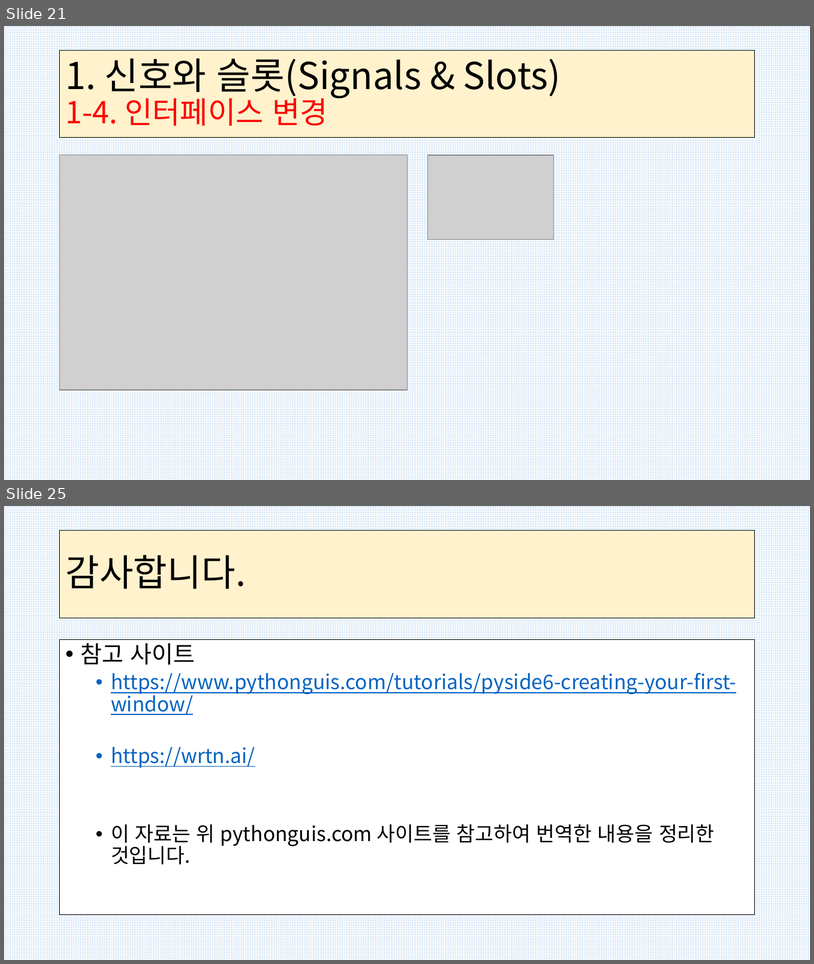
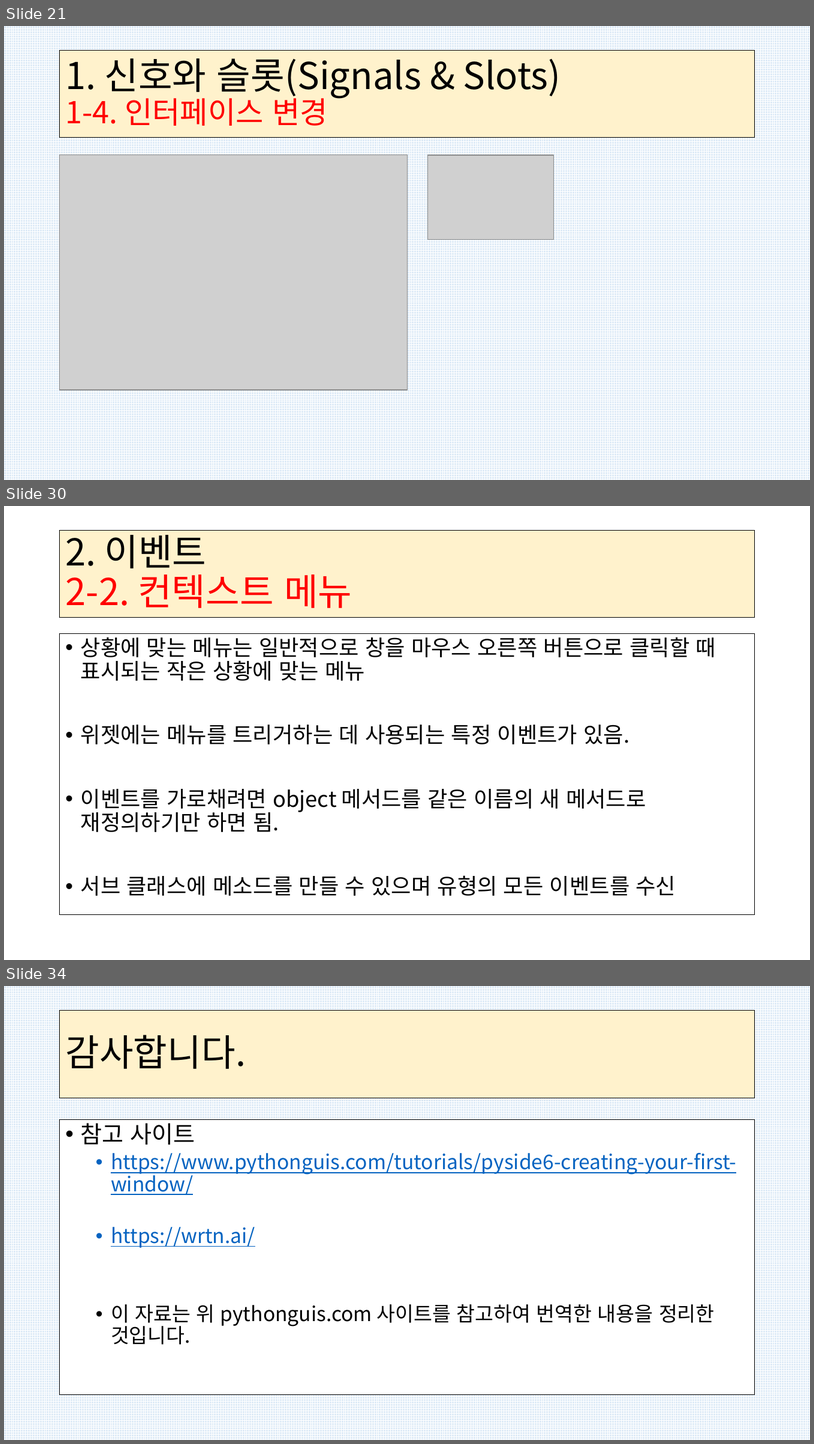
Before and after one commit to kig2929kig/PySide6, a slide deck: PySide-2.pptx. Shown one above the other, each under a label of ours: slides 21 and 25 before the commit, slides 21, 30 and 34 after it; the slides between them are not shown. The pictures are 814x964 and 814x1444 pixels, drawn with LibreOffice and Linux fonts; fonts in the diff are those of the drawing; grey boxes stand for pictures. Boxes give left, top, right and bottom in pixels: in the first picture for what was removed or moved away, otherwise in the second. Text is boxed around its words. In the diff, an @@ line names an element or a change of style, - is before the commit and + after.

```diff
--- a/PySide-2.pptx
+++ b/PySide-2.pptx
@@ slide 30 added at (x1=4, y1=506, x2=810, y2=960), background #FFFFFF @@
@@ title added at (x1=60, y1=530, x2=755, y2=618), fill #FFF2CC, outline #000000 0.75 pt, 44 pt, text #FF0000 @@
+2. 이벤트
+2-2. 컨텍스트 메뉴
@@ text added at (x1=60, y1=634, x2=755, y2=915), fill #FFFFFF, outline #000000 0.75 pt, 25.9 pt, text #000000 @@
+• 상황에 맞는 메뉴는 일반적으로 창을 마우스 오른쪽 버튼으로 클릭할 때 표시되는 작은 상황에 맞는 메뉴
+• 위젯에는 메뉴를 트리거하는 데 사용되는 특정 이벤트가 있음.
+• 이벤트를 가로채려면 object 메서드를 같은 이름의 새 메서드로 재정의하기만 하면 됨.
+• 서브 클래스에 메소드를 만들 수 있으며 유형의 모든 이벤트를 수신
@@ what was slide 25 is now slide 34 @@
```
Also in this commit, not shown: 2 slides changed, 9 other slides added, 1 slide removed.
